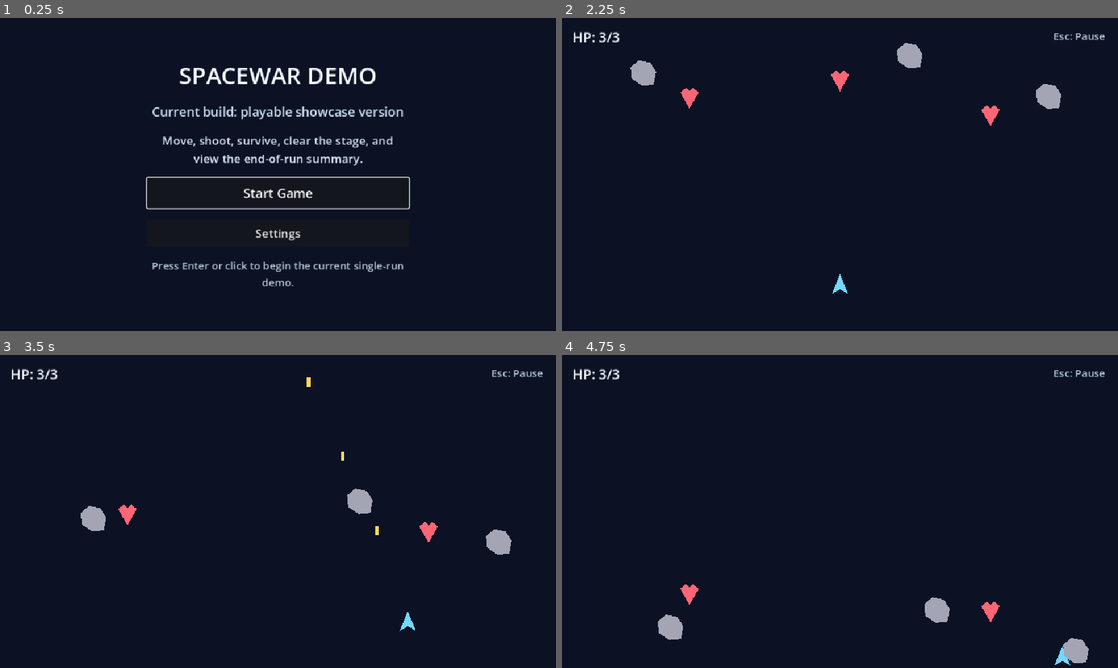
Above: before the commit, frames 1-4 (two rows, left to right).
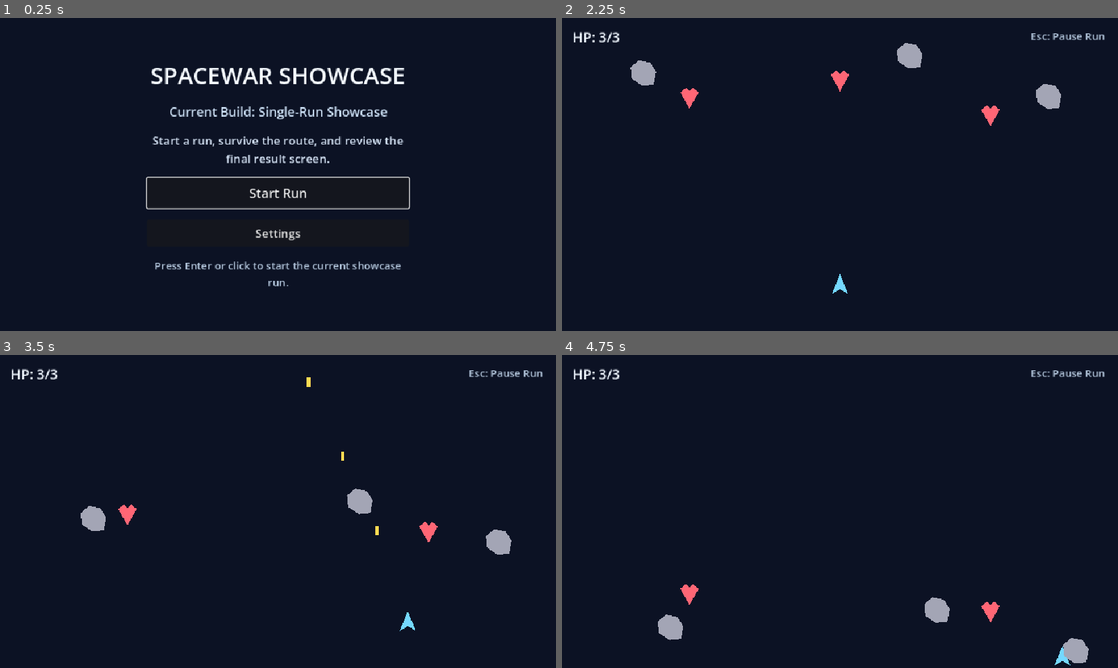
Above: after the commit, the same moments.

Repository: Drew-Z/game-next-spacewar
Game: Godot game, scene res://scenes/main_menu.tscn
Two runs of this game, one before a commit and one after it. Both use one fixed random seed, a clock stepped at 60 frames per second and the inputs below.
Inputs:
- Up to frame 1 (0.25 s): no input
- Up to frame 2 (2.25 s): click "Settings" at 0.5 s; click "Back" (after the commit: "Back to Menu") at 1.25 s; click "Start Game" (after the commit: "Start Run") at 2 s
- Up to frame 3 (3.5 s): tap Enter (ui_accept) at 2.75, 3.02 s; hold Right (ui_right) from 2.78 s (still down); hold Space from 2.78 s (still down)
- Up to frame 4 (4.75 s): release Right (ui_right) at 3.53 s; release Space at 3.53 s; hold Down (ui_down) 3.53-4.28 s; tap R at 3.6 s; tap Enter (ui_accept) at 3.77 s; hold Right (ui_right) from 4.28 s (still down); tap M at 4.35 s

The runs differ from the first frame. In frame 1, 4.6% of the frame differs, in the area x 27-73%, y 15-86%; in frame 2, 0.2%; in frame 3, 0.2%; in frame 4, 0.2%.

Commit message:
feat(ui): polish titles and copy consistency

Diff:
--- a/scenes/main.tscn
+++ b/scenes/main.tscn
@@ -52,7 +52,7 @@
 offset_bottom = 42.0
 theme_override_colors/font_color = Color(0.701961, 0.776471, 0.862745, 1)
 theme_override_font_sizes/font_size = 18
-text = "Esc: Pause"
+text = "Esc: Pause Run"
 horizontal_alignment = 2
 
 [node name="PausePanel" type="PanelContainer" parent="HUD"]
@@ -74,22 +74,22 @@
 [node name="PauseTitle" type="Label" parent="HUD/PausePanel/MarginContainer/Content"]
 theme_override_colors/font_color = Color(0.960784, 0.980392, 1, 1)
 theme_override_font_sizes/font_size = 34
-text = "PAUSED"
+text = "RUN PAUSED"
 horizontal_alignment = 1
 
 [node name="PauseBody" type="Label" parent="HUD/PausePanel/MarginContainer/Content"]
 theme_override_colors/font_color = Color(0.835294, 0.890196, 0.960784, 1)
 theme_override_font_sizes/font_size = 20
-text = "Take a short break, then continue the current run or return to the main menu."
+text = "Resume the current run or return to the main menu."
 horizontal_alignment = 1
 autowrap_mode = 3
 
 [node name="ContinueButton" type="Button" parent="HUD/PausePanel/MarginContainer/Content"]
 custom_minimum_size = Vector2(0, 48)
 theme_override_font_sizes/font_size = 20
-text = "Continue"
+text = "Resume Run"
 
 [node name="BackToMenuButton" type="Button" parent="HUD/PausePanel/MarginContainer/Content"]
 custom_minimum_size = Vector2(0, 48)
 theme_override_font_sizes/font_size = 20
-text = "Return to Main Menu"
+text = "Main Menu"
--- a/scenes/main_menu.tscn
+++ b/scenes/main_menu.tscn
@@ -46,21 +46,21 @@
 layout_mode = 2
 theme_override_colors/font_color = Color(0.960784, 0.980392, 1, 1)
 theme_override_font_sizes/font_size = 40
-text = "SPACEWAR DEMO"
+text = "SPACEWAR SHOWCASE"
 horizontal_alignment = 1
 
 [node name="Subtitle" type="Label" parent="MarginContainer/Content"]
 layout_mode = 2
 theme_override_colors/font_color = Color(0.807843, 0.886275, 0.968627, 1)
 theme_override_font_sizes/font_size = 22
-text = "Current build: playable showcase version"
+text = "Current Build: Single-Run Showcase"
 horizontal_alignment = 1
 
 [node name="Description" type="Label" parent="MarginContainer/Content"]
 layout_mode = 2
 theme_override_colors/font_color = Color(0.835294, 0.890196, 0.960784, 1)
 theme_override_font_sizes/font_size = 20
-text = "Move, shoot, survive, clear the stage, and view the end-of-run summary."
+text = "Start a run, survive the route, and review the final result screen."
 horizontal_alignment = 1
 autowrap_mode = 3
 
@@ -68,7 +68,7 @@
 custom_minimum_size = Vector2(0, 52)
 layout_mode = 2
 theme_override_font_sizes/font_size = 22
-text = "Start Game"
+text = "Start Run"
 
 [node name="SettingsButton" type="Button" parent="MarginContainer/Content"]
 custom_minimum_size = Vector2(0, 46)
@@ -80,7 +80,7 @@
 layout_mode = 2
 theme_override_colors/font_color = Color(0.701961, 0.776471, 0.862745, 1)
 theme_override_font_sizes/font_size = 18
-text = "Press Enter or click to begin the current single-run demo."
+text = "Press Enter or click to start the current showcase run."
 horizontal_alignment = 1
 autowrap_mode = 3
 
@@ -124,14 +124,14 @@
 layout_mode = 2
 theme_override_colors/font_color = Color(0.960784, 0.980392, 1, 1)
 theme_override_font_sizes/font_size = 28
-text = "Settings"
+text = "SHOWCASE SETTINGS"
 horizontal_alignment = 1
 
 [node name="Description" type="Label" parent="SettingsLayer/SettingsPanel/MarginContainer/Content"]
 layout_mode = 2
 theme_override_colors/font_color = Color(0.807843, 0.886275, 0.968627, 1)
 theme_override_font_sizes/font_size = 18
-text = "Use this menu to set a basic master volume for the showcase build."
+text = "Adjust the shared volume baseline before you start a run."
 horizontal_alignment = 1
 autowrap_mode = 3
 
@@ -139,7 +139,7 @@
 layout_mode = 2
 theme_override_colors/font_color = Color(0.835294, 0.890196, 0.960784, 1)
 theme_override_font_sizes/font_size = 18
-text = "Master Volume"
+text = "MASTER VOLUME"
 
 [node name="VolumeSlider" type="HSlider" parent="SettingsLayer/SettingsPanel/MarginContainer/Content"]
 custom_minimum_size = Vector2(0, 36)
@@ -158,11 +158,11 @@
 layout_mode = 2
 theme_override_colors/font_color = Color(0.701961, 0.776471, 0.862745, 1)
 theme_override_font_sizes/font_size = 16
-text = "Audio content is still lightweight in this build. This slider prepares the menu entry and volume baseline."
+text = "Audio content is still lightweight in this build. This slider sets the showcase volume baseline."
 autowrap_mode = 3
 
 [node name="BackButton" type="Button" parent="SettingsLayer/SettingsPanel/MarginContainer/Content"]
 custom_minimum_size = Vector2(0, 44)
 layout_mode = 2
 theme_override_font_sizes/font_size = 20
-text = "Back"
+text = "Back to Menu"
--- a/scenes/run_result.tscn
+++ b/scenes/run_result.tscn
@@ -57,7 +57,7 @@
 layout_mode = 2
 theme_override_colors/font_color = Color(0.835294, 0.890196, 0.960784, 1)
 theme_override_font_sizes/font_size = 22
-text = "Result: Unknown\nDestroyed: 0/0\nSummary: Run data is not ready yet.\nReplay: Press R or select Play Again\nMenu: Press M or select Return to Main Menu\nBuild: Showcase flow update pending"
+text = "Status: Unknown\nDestroyed Targets: 0/0\nSummary: Run data is not ready yet.\nReplay: Press R or select Play Again\nMenu: Press M, Esc, or select Main Menu\nBuild: Showcase flow update pending"
 horizontal_alignment = 1
 autowrap_mode = 3
 
@@ -71,4 +71,4 @@
 custom_minimum_size = Vector2(0, 48)
 layout_mode = 2
 theme_override_font_sizes/font_size = 20
-text = "Return to Main Menu"
+text = "Main Menu"
--- a/scripts/main.gd
+++ b/scripts/main.gd
@@ -46,7 +46,7 @@
 func _on_player_defeated() -> void:
 	is_failed = true
 	_set_gameplay_active(false)
-	_go_to_result_screen("RUN FAILED", "Result: Failed")
+	_go_to_result_screen("RUN FAILED", "Status: Failed")
 
 
 func _unhandled_input(event: InputEvent) -> void:
@@ -85,7 +85,7 @@
 	is_cleared = true
 	player.set_controls_enabled(false)
 	_set_gameplay_active(false)
-	_go_to_result_screen("RUN CLEARED", "Result: Cleared")
+	_go_to_result_screen("RUN CLEARED", "Status: Cleared")
 
 
 func _set_gameplay_active(active: bool) -> void:
@@ -112,7 +112,7 @@
 		cleared_enemy_targets,
 		total_enemy_targets,
 		summary_text,
-		"Build: This version now supports a separate result screen"
+		"Build: This showcase now uses a separate result screen"
 	)
 	get_tree().change_scene_to_file(RUN_RESULT_SCENE_PATH)
 
--- a/scripts/run_result.gd
+++ b/scripts/run_result.gd
@@ -13,10 +13,10 @@
 	result_title_label.text = RunResultState.outcome_title
 	result_body_label.text = "\n".join([
 		RunResultState.outcome_text,
-		"Destroyed: %d/%d" % [RunResultState.destroyed_count, RunResultState.total_targets],
+		"Destroyed Targets: %d/%d" % [RunResultState.destroyed_count, RunResultState.total_targets],
 		RunResultState.summary_text,
 		"Replay: Press R or select Play Again",
-		"Menu: Press M or select Return to Main Menu",
+		"Menu: Press M, Esc, or select Main Menu",
 		RunResultState.build_text,
 	])
 
Not shown, changed: README.md
Not shown, changed: docs/roadmap.md
Not shown, changed: docs/task-board.md
Not shown, changed: docs/test-checklist.md
